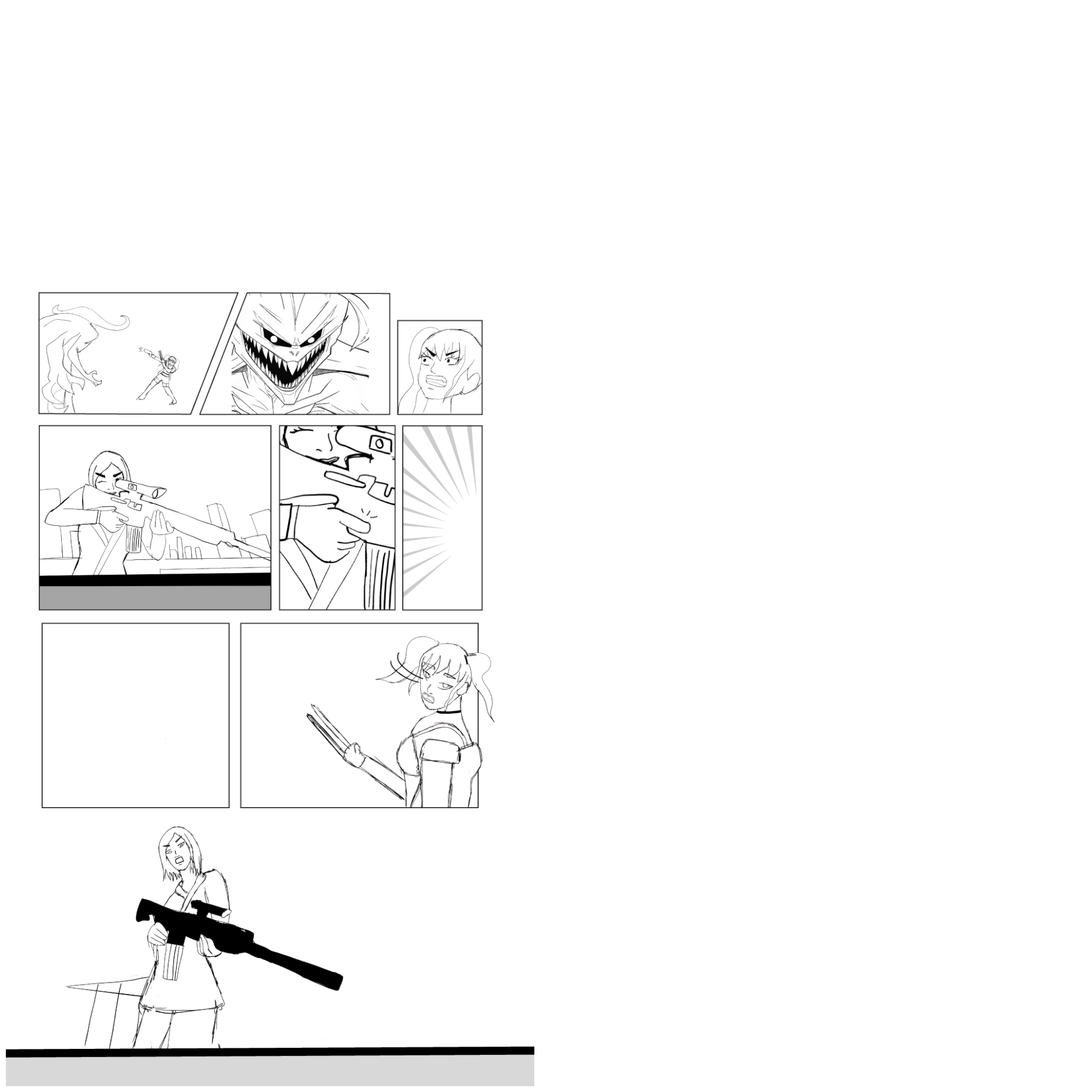
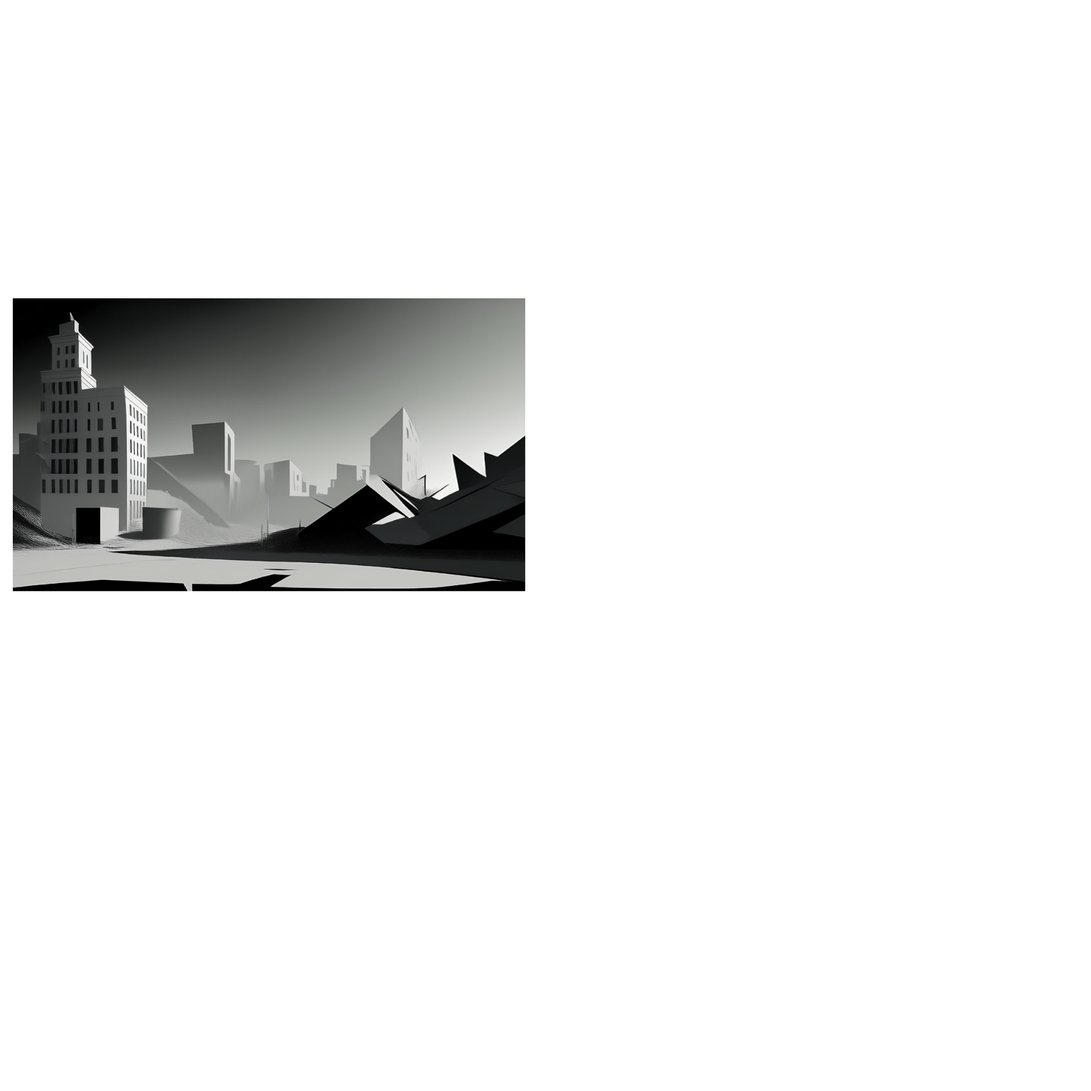
The second 1091 × 1091 image is a revision of the first. Changes to its layers:
added layer "Img_Comic_Panel_1_V4_Blank.jpg" above "BG" over [12, 298, 526, 592]
added layer "BG" above "Book_Page_UV_6.png" over [5, 291, 536, 1087]
hid "Img_Comic_Panel_1_V3_Blank.jpg" over [5, 291, 536, 1087]
